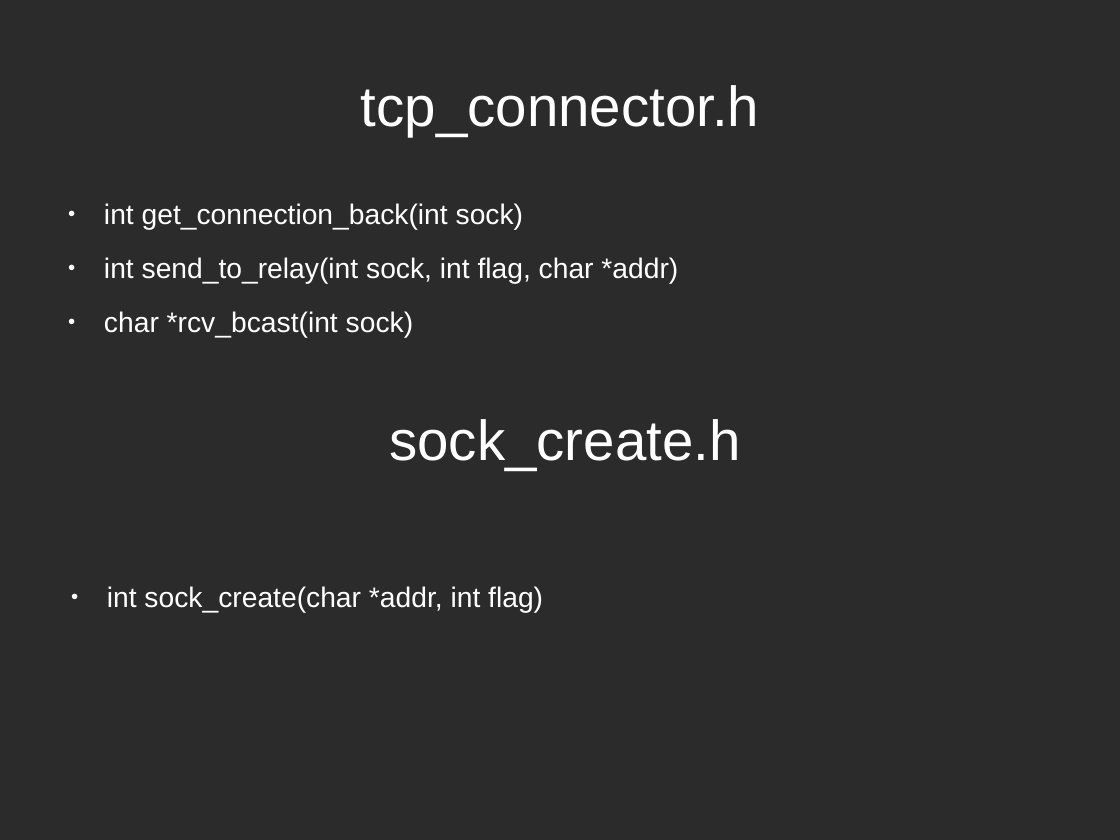
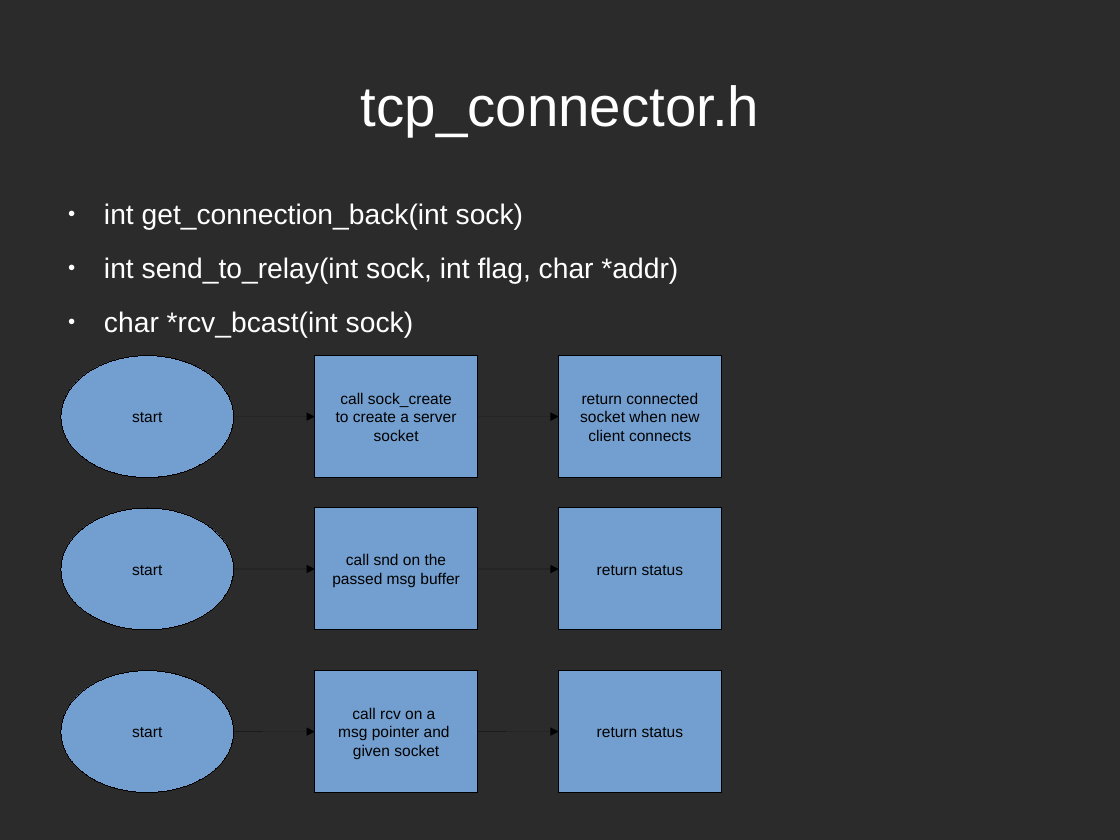
Before and after one commit to r0ck3r008/sdn-proj, a slide deck: slide 23 of review.odp (slide 13 before the commit). Drawn at 1120x840 pixels with LibreOffice and Linux fonts; fonts in the diff are those of the drawing; background and template pictures are left out; a plain dark background stands for a picture behind light text. Boxes give left, top, right and bottom in pixels: in the first picture for what was removed or moved away, otherwise in the second. Text is boxed around its words. In the diff, an @@ line names an element or a change of style, - is before the commit and + after.

```diff
--- a/review.odp
+++ b/review.odp
@@ ellipse added at (61, 356, 234, 478), fill #729FCF, outline #000000 0 pt, 11 pt, text #000000 @@
+start
@@ rectangle added at (315, 356, 478, 478), fill #729FCF, outline #000000 0 pt, 11 pt, text #000000 @@
+call sock_create
+to create a server
+socket
@@ rectangle added at (559, 356, 722, 478), fill #729FCF, outline #000000 0 pt, 11 pt, text #000000 @@
+return connected
+socket when new
+client connects
@@ arrow added from (234, 417) to (315, 417), #000000 0 pt @@
@@ title removed at (389, 419, 740, 470) @@
-sock_create.h
@@ arrow added from (478, 417) to (559, 417), #000000 0 pt @@
@@ ellipse added at (61, 508, 234, 630), fill #729FCF, outline #000000 0 pt, 11 pt, text #000000 @@
+start
@@ rectangle added at (315, 508, 478, 630), fill #729FCF, outline #000000 0 pt, 11 pt, text #000000 @@
+call snd on the
+passed msg buffer
@@ rectangle added at (559, 508, 722, 630), fill #729FCF, outline #000000 0 pt, 11 pt, text #000000 @@
+return status
@@ arrow added from (234, 569) to (315, 569), #000000 0 pt @@
@@ arrow added from (478, 569) to (559, 569), #000000 0 pt @@
@@ text removed at (107, 586, 543, 613) @@
-● int sock_create(char *addr, int flag)
@@ ellipse added at (61, 671, 234, 793), fill #729FCF, outline #000000 0 pt, 11 pt, text #000000 @@
+start
@@ rectangle added at (315, 671, 478, 793), fill #729FCF, outline #000000 0 pt, 11 pt, text #000000 @@
+call rcv on a
+msg pointer and
+given socket
@@ rectangle added at (559, 671, 722, 793), fill #729FCF, outline #000000 0 pt, 11 pt, text #000000 @@
+return status
@@ arrow added from (234, 732) to (315, 732), #000000 0 pt @@
@@ arrow added from (478, 732) to (559, 732), #000000 0 pt @@
```
Also in this commit, not shown: 3 other slides changed, 17 slides added, 5 slides removed, 1 other file.
